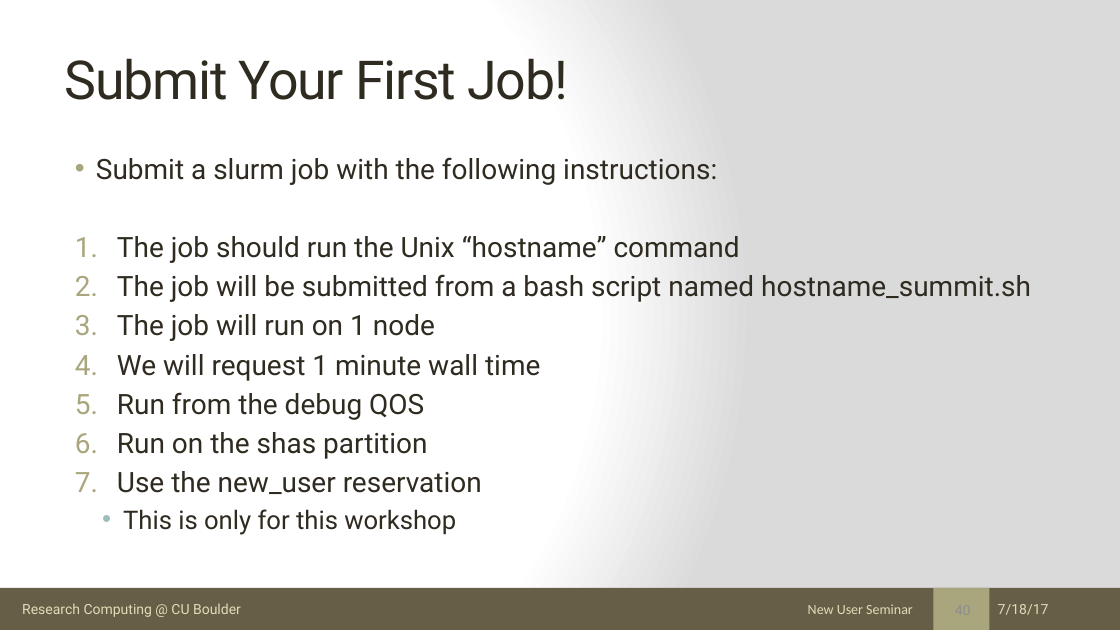
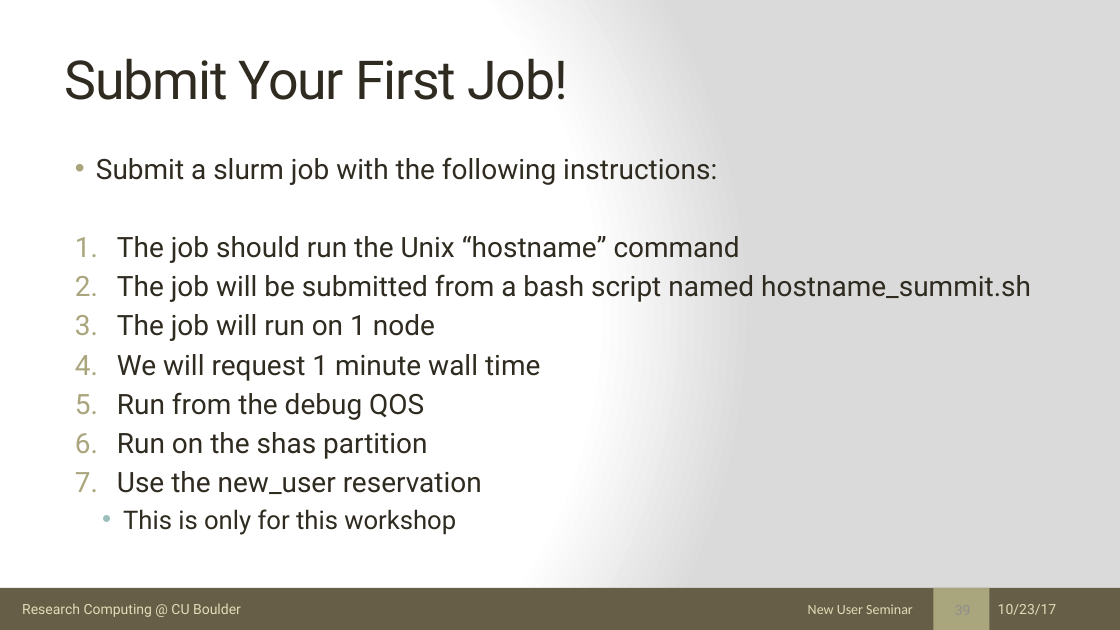
Before and after one commit to ResearchComputing/New_User_Seminar, a slide deck: slide 39 of rc_new_user_seminar_2017.pptx (slide 40 before the commit). Drawn at 1120x630 pixels with LibreOffice and Linux fonts; fonts in the diff are those of the drawing. Boxes give left, top, right and bottom in pixels: in the first picture for what was removed or moved away, otherwise in the second. Text is boxed around its words. In the diff, an @@ line names an element or a change of style, - is before the commit and + after.

```diff
--- a/rc_new_user_seminar_2017.pptx
+++ b/rc_new_user_seminar_2017.pptx
@@ text at box(998, 604, 1057, 615): text changed @@
-7/18/17
+10/23/17
```
Also in this commit, not shown: 54 other slides changed, 1 slide removed, 1 other file.
